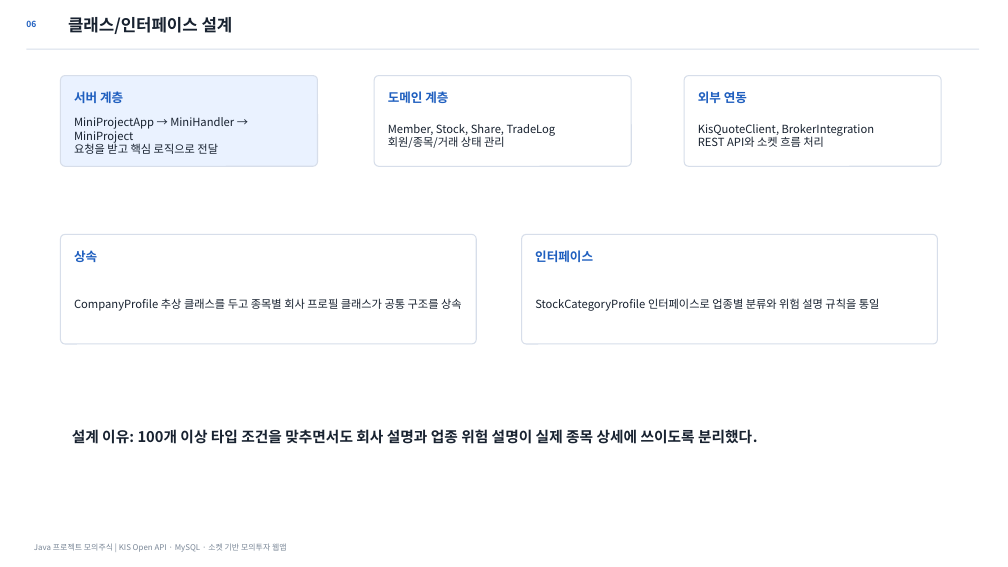
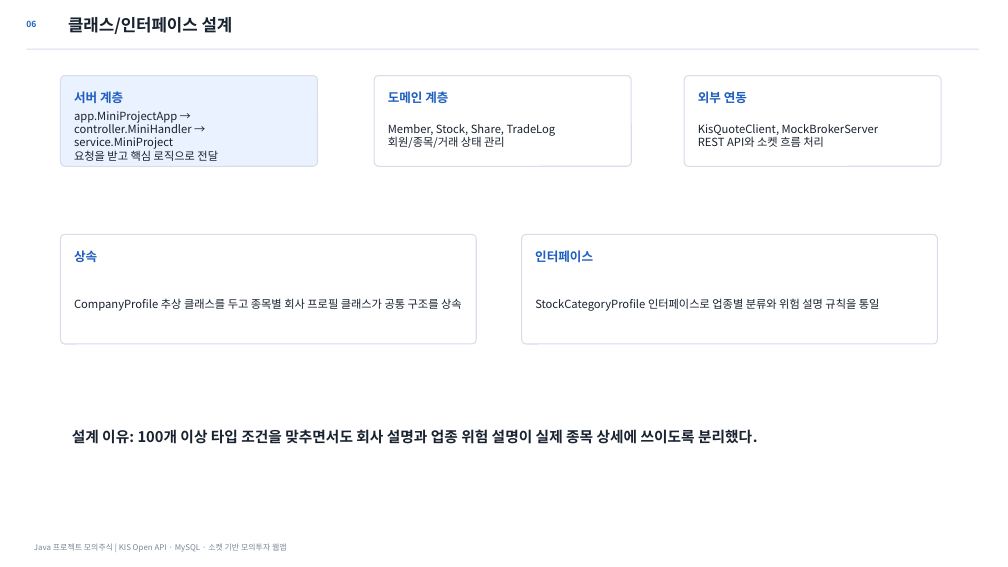
Before and after one commit to osangmin51-spec/javaproject, a slide deck: slide 6 of deliverables/Java_모의주식투자_발표자료_최종정합본.pptx. Drawn at 1008x567 pixels with LibreOffice and Linux fonts; fonts in the diff are those of the drawing. Boxes give left, top, right and bottom in pixels: in the first picture for what was removed or moved away, otherwise in the second. Text is boxed around its words. In the diff, an @@ line names an element or a change of style, - is before the commit and + after.

```diff
--- a/deliverables/Java_모의주식투자_발표자료_최종정합본.pptx
+++ b/deliverables/Java_모의주식투자_발표자료_최종정합본.pptx
@@ text at [74,111,192,149]: text changed @@
-MiniProjectApp → MiniHandler → MiniProject
+app.MiniProjectApp → controller.MiniHandler → service.MiniProject
@@ text at [698,124,879,135]: text changed @@
-KisQuoteClient, BrokerIntegration
+KisQuoteClient, MockBrokerServer
```
Also in this commit, not shown: 4 other slides changed, 37 other files.
